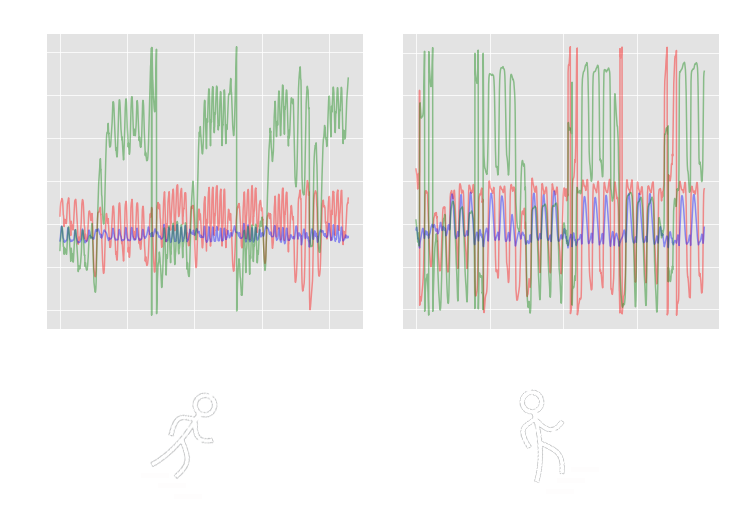
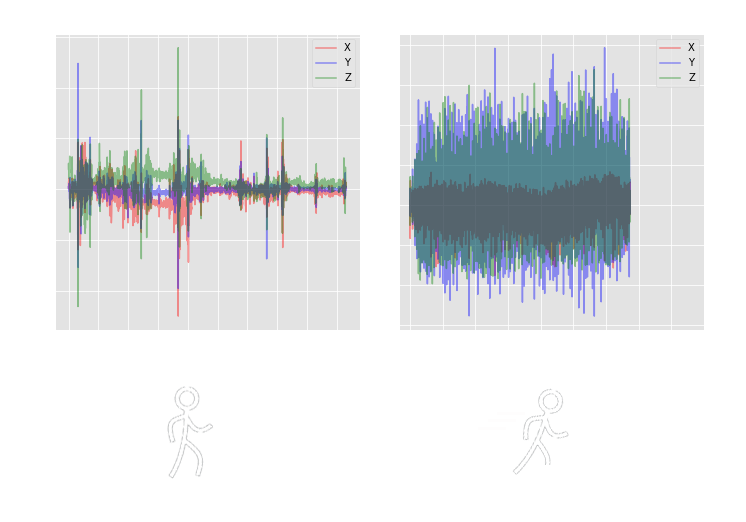
Layers edited between the first and the second w=746, h=522 image:
added group "Group 2 copy 3" with 1 layers above "Group 2 copy 2" over [left=167, top=386, right=214, bottom=479]
added layer "Layer 3" (1st of 4, in "Group 2 copy 3") in group "Group 2 copy 3" over [left=167, top=386, right=214, bottom=479]
added group "Group 2 copy 2" with 4 layers above "Group 2 copy" over [left=512, top=388, right=569, bottom=475]
added layer "Layer 3" (2nd of 4, in "Group 2 copy 2") in group "Group 2 copy 2" over [left=512, top=388, right=569, bottom=475]
hid group "Group 2 copy" (4 layers) over [left=150, top=391, right=218, bottom=479]
hid group "Group 2" (4 layers) over [left=519, top=389, right=569, bottom=483]
added layer "ex3" above "Layer 7 copy 5" over [left=47, top=34, right=714, bottom=330]
added layer "Layer 7 copy 5" above "Layer 7 copy 4" over [left=400, top=34, right=705, bottom=330]
added layer "Layer 7 copy 4" above "Group 4" over [left=56, top=34, right=361, bottom=330]
hid group "Group 4" (3 layers) over [left=47, top=34, right=719, bottom=330]
